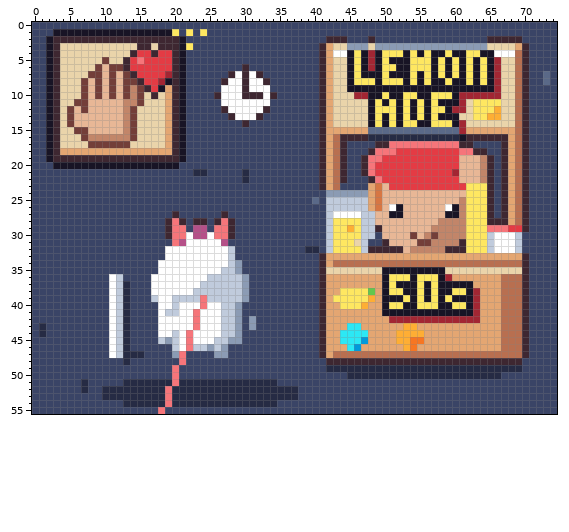
Two states of a pixel-art file, art/cards/card-lemonade-say-hi.aseprite. Above, as it was before the edit.
75x56 pixels, 1 frame.
Once edited:
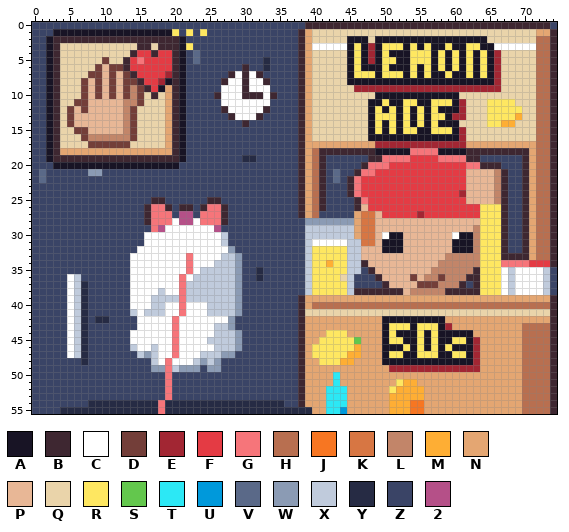
Palette (. is transparent): A #181425  B #3e2731  C #ffffff  D #733e39  E #a22633  F #e43b44  G #f6757a  H #b86f50  J #f77622  K #d77643  L #c28569  M #feae34  N #e4a672  P #e8b796  Q #ead4aa  R #fee761  S #63c74d  T #2ce8f5  U #0099db  V #5a6988  W #8b9bb4  X #c0cbdc  Y #262b44  Z #3a4466  2 #b55088
The edit:
Changed rows in their new state; - is an unchanged pixel.
first column x 1:
 0 --------------------------------------BBBBBBBBBBBBBBBBBBBBBBBBBBBBBBBBBBB-
 1 -------------------------------------BNQQQQQQQQQQQQQQQQQQQQQQQQQQQQQQQQNNB
 2 -------------------------------------BNQQQQQAAAQAAAAAAAAAAAAAAAAQQQQQQQHHB
 3 -------------------------------------BNCCCCCARAEARRRARARAARAARRAACCCCCCHHB
 4 ----------------------V--------------BNQQQQQ------AA--R--RAR--AR-EQQQQQHHB
 5 ----------------------V---------Y----BNQQQ--------R-----------------QQQHHB
 6 --------------------------------Y----BNQQQ-----A--A---A-------------QQQHHB
 7 -------------------------------------BNQQQ----RR--RR-----ARA--------QQQHHB
 8 -------------------------------------BNQQQ---AAA-AAA-A-A--A--A-A----QQQHHB
 9 -------------------------------------BNQQQ--QEEEEEEEEEEEEEEEEEEEE---QQQHHB
10 -------------------------------------BNQQQ---QQQ-A--AA--AAA-QQQQQQ--QQQHHB
11 -------------------------------------BNQQQ------ARA--RA--RR---QQ--RRQQQHHB
12 -------------------------------------BNQQQ-------A-------A-A--QQ-RRRRQQHHB
13 -------------------------------------BNQQQ-------R-------R-EE-QQRRRRMQQHHB
14 -------------------------------------BNQQQ-----------AR--AA-Q---RRMMQQQHHB
15 -------------------------------------BNQQQQQQQQARARARRAARRRA-QQQQQQQQQQHHB
16 -------------------------------------BNQQQQQQQQAAAAAAAAAAAAAEQQQQQQQQQQHHB
17 -------------------------------------BNNN-NNNNNNEEEEEEEEEEEEENNNNNN-NNNHHB
18 -------------------------------------BNH-BB-BBB-AAAAAGGGGAAAAB--BB-BB-NHHB
19 -----------------------------YY------BNH-ZZZ--ZBBGGGG----GGGGBBZZ-ZZZ-NHHB
20 -------------------------------------BNH-ZZZ----GG----------FGGB-BZZZ-NHHB
21 V------WW-------------ZZ-----Z-------BNH-ZVZ-BG------------FF--PPL-ZZ-NHHB
22 V----------------------------Z-------BNH-ZVZBGFFF-----------F--PPL-ZZ-NHHB
23 -------------------------------------BNH-ZZ-BGFFFF-----------PPPPL-ZZ-NHHB
24 -------------------------------------BNHBZZZBGFFFFFFFFFFFFFFEPPPPL-ZZ-NHHB
25 ----------------BB------BB-----------BNHBZZZZBGFFFFFFFFFFFFFFPPPPL-ZZ-NHHB
26 ---------------BGGB-BB-BGGB----------BNHBZZZZBPFFFFFFFFFFFFFFFF-RR-ZZ-NHHB
27 ---------------BGGGZ22-GGG-----------BNH-ZZZZNKK-FFFFFEFFFFFFFF-RR-ZZ-NHHB
28 ---------------BGGGC22CGGGBZ----------WWWWWWWNKK---------PPPPPP-RR-ZZ-NHHB
29 ----------------G2CCCCCCC2ZZ----------XXX-XXXNKKP-------PPPPPPL-RRBZZ-NHHB
30 ---------------CCCCCC-CC-CXZ----------XXX-XXXNKKPCAA-P-PPPPCAAL-RRBZZBNHHB
31 ---------------CCCCCC-----X-----------XCCCCCXXKKPAAA--PPPPPAAAL-RRBZZBNHHB
32 --------------CCCC---------W----------XRRR--XXPPPAAA-PPPPPPAAAL-RRBZZBNHHB
33 -------------CCCCC---G----X-W---------XRRRRRXXPPPPPPPPPPPPLLLLLRRRBBB-NHHB
34 -------------CCCC----G---XX-----------XRRMRRXXBPPPPPPPPPPLLLLLLRRRGGGGFFFB
35 -------------CCCC----G-XXX-----Y------XRRRRRXXZBPPPPPPPPLLLLLLBRRRCXCCCCX-
36 ----CX----ZZ-CCC----G-XX----WZ-Y------XRRRRQXZZZBPPPPDPLLDLLLBBRRRCXCCCCX-
37 ----CXY---ZZZCCC----GXX-----WZ--------XRRRRRXZZZZBPPPPDDDLLLBZBRRRCXCCCCX-
38 ----CXY---ZZZCCC-X--GX------WZ--------XRRRR-XBBBBBBBPLLLLLBBBBBRRRCXCCCCX-
39 ----CXY---ZZZCCC-XX-G--X----WZ-------BNNN-NNNNNN-NNNNNNNNNNNNNN---NNNNNNNB
40 ----CXY---ZZZCCCXX-CG--CXX-----------BNHHHHHHHHHHHHHHHHHHHHHHHHHHH---HHHHB
41 ----CXY---ZZZXCXXXCCG-C-XX-----------BQQQQQQQQQQQQQQQQQQQQQQQQQQQQQQQQQQQB
42 ----CXY-YYZZZ-CCC--G--C---CWZ-Z------BNNN--------AAAAAAAAANNNNN---NNNNNNNB
43 Z---CXY---ZZZ-CCC--G--C--X-WZ-Z------BNNN---NN---ARRRARRRAE-------NNNHHHHB
44 Z---CXY---ZZZCCCC--G-C---X-----------BNNNRRRNNN--ARAAARARAAAAA----NNNHHHHB
45 ----CXY---ZZZCCCCCCG-C--X--X---------BNNRRRRRSN--ARRAARARAARRAE---NNNHHHHB
46 ----CXY---ZZZXCCXCCG-CCCC-XXW--------BNRRRRRRM---AAARARARARAAAE---NNNHHHHB
47 ----CXY---ZZZZXWXCCGCCCXXX-W---------BNRRRRRMMNNNARRAARRRAARRAENNNNNNHHHHB
48 ------Y-----Z---XCGCCCXWXW-----------BNNRRRMMNNNNAAAAAAAAAAAAAENNNNNNHHHHB
49 ----------------WWGXWWW-WW-----------BNNNNNNNNNNNNEEEEEEEEEEEEENNNNNNHHHHB
50 ------------------GZ-----------------BNNNNTNNNNNNNNNNNNNNNNNNNNNNNNNNHHHHB
51 ------Z-----ZZZZZZGZZZZZZZZZZZZZZZ---BNNNNTNNNNNNNNRMMNNNNNNNNNNNNNNNHHHHB
52 ------Z--ZZZZZZZZZ-ZZZZZZZZZZZZZZZZZZBNNNTTTNNNNNNRMMMMNNNNNNNNNNNNNNHHHHB
53 ---------ZZZZZZZZZ-ZZZZZZZZZZZZZZZZZZBNNNTTTNNNNNNMMMMMNNNNNNNNNNNNNNHHHHB
54 -------YYYYY-----GY---------------Y--BNNNTTTNNNNNNMMMJJNNNNNNNNNNNNNNHHHHB
55 ---YYYYYYYYYYYYYY-YYYYYYYYYYYYYYYYYYYYYNNTTUNNNNNNMMMJJNNNNNNNNNNNNNNHHHHB
Boxes around the changes in both pictures, in picture pixels (x1, y1, x2, y2):
changed: (39, 22, 557, 414)
